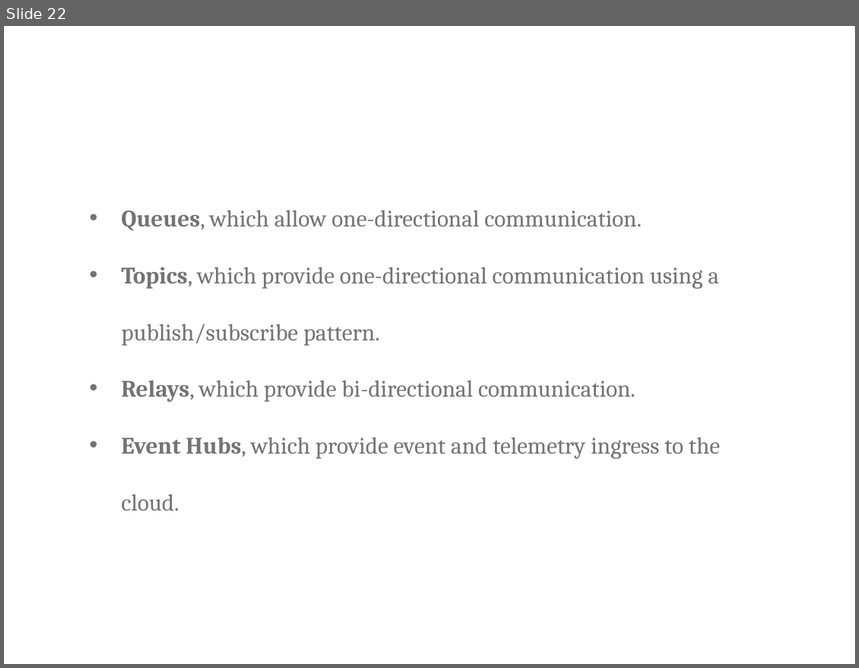
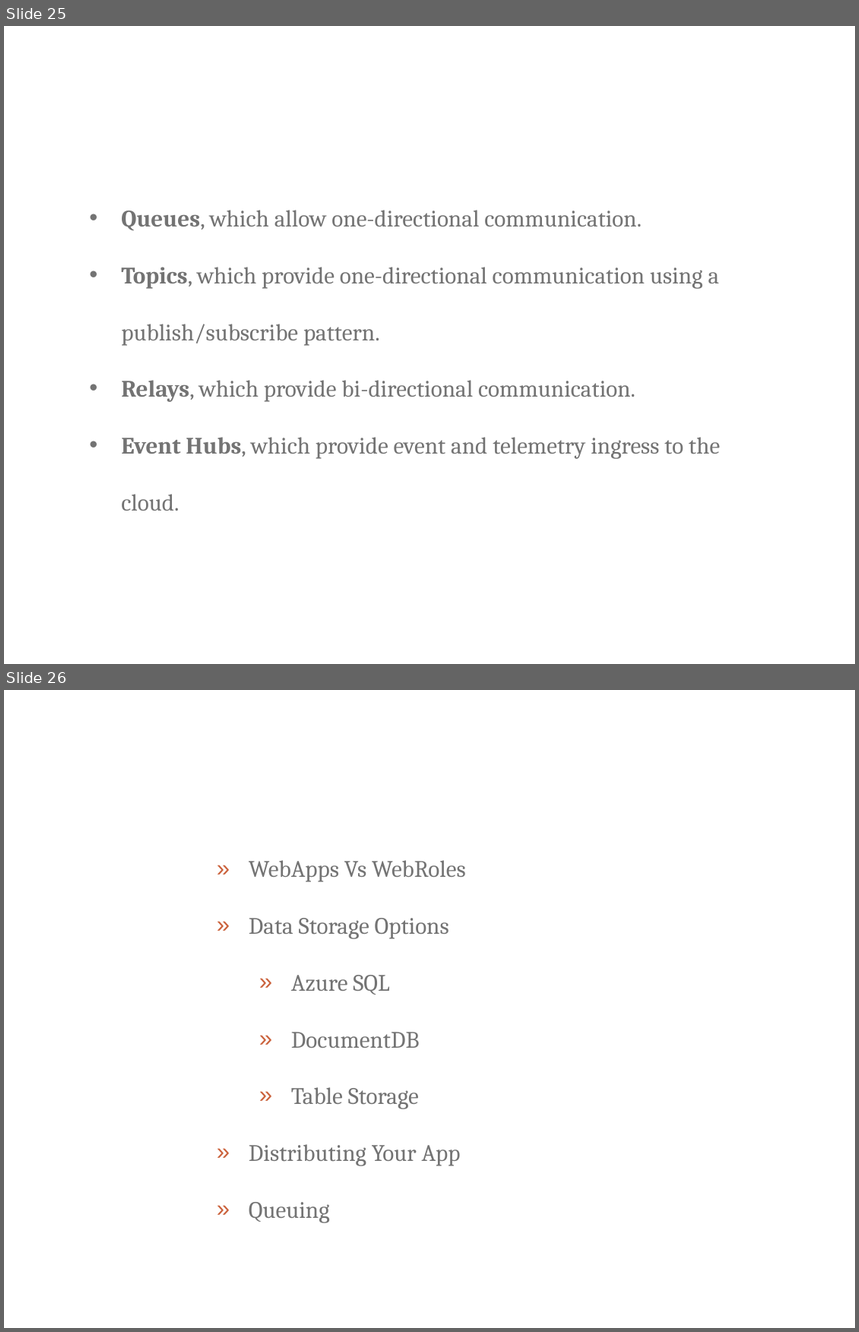
Before and after one commit to ritasker/Presentations-Archive, a slide deck: Current/Azure The Good Parts Web Apps/AzureTheGoodParts-WebApps.pptx. Shown one above the other, each under a label of ours: slide 22 before the commit, slides 25 and 26 after it. The pictures are 859x668 and 859x1332 pixels, drawn with LibreOffice and Linux fonts; fonts in the diff are those of the drawing; background and template pictures are left out. Boxes give left, top, right and bottom in pixels: in the first picture for what was removed or moved away, otherwise in the second. Text is boxed around its words. In the diff, an @@ line names an element or a change of style, - is before the commit and + after.

Commit message:
Finishs off queues and worker roles. Adds summary and reorders some of the slides.

```diff
--- a/Current/Azure The Good Parts Web Apps/AzureTheGoodParts-WebApps.pptx
+++ b/Current/Azure The Good Parts Web Apps/AzureTheGoodParts-WebApps.pptx
@@ slide 26 added at bbox=[4, 690, 855, 1328], background picture (left out) @@
@@ text added at bbox=[249, 860, 466, 1223], 20 pt, text #737373 @@
+» WebApps Vs WebRoles
+» Data Storage Options
+  » Azure SQL
+  » DocumentDB
+  » Table Storage
+» Distributing Your App
+» Queuing
@@ what was slide 22 is now slide 25 @@
```
Also in this commit, not shown: 1 slide changed, 2 other slides added, 4 slides removed.
